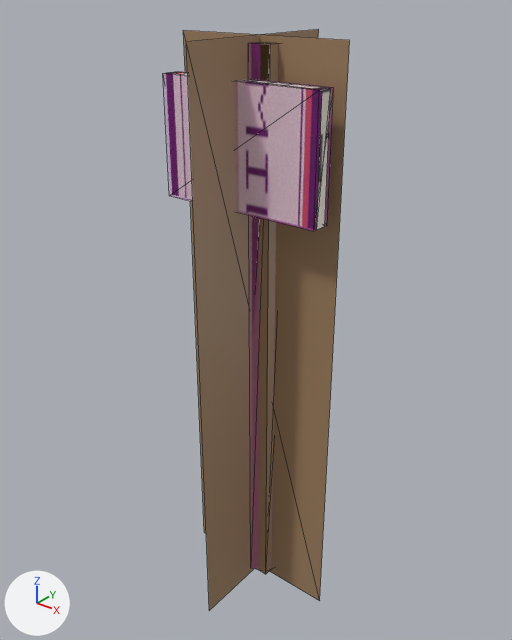
An edit to the COLLADA model beamng-props/mile-marker/export/dae/milemarker_039.dae, drawn before and after from the same camera.
One viewpoint serves both versions: a camera (50 mm lens) standing at (0.994, -1.254, 1.576) and looking at (-0.024, 0.019, 0.786). The axes (+X, +Y, +Z) are drawn at lower left. The lights are the same throughout. The older version comes first. Mesh edges are drawn as thin lines. Where no turn or scale is listed for an object, it has been applied to the vertices.

The first picture shows 'Colmesh_post-1', 'Colmesh_sign-1', 'milemarker_039_a50', 'milemarker_039_a800'.
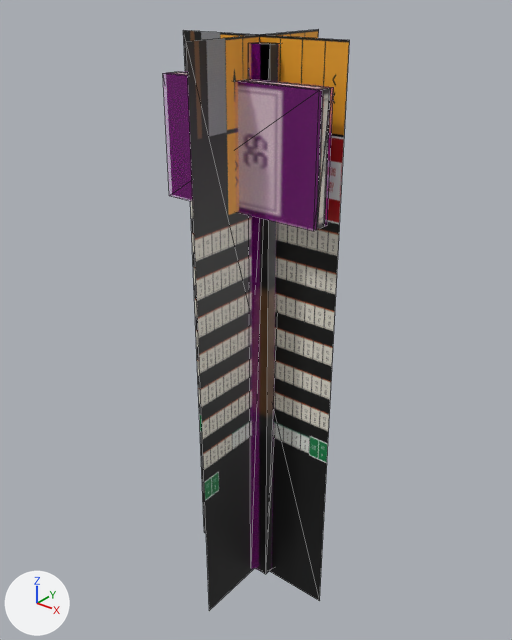
Pixel boxes [x1, y1, x2, y2] of what changed, in the pictures (512 x 640 px):
'milemarker_039_a50', recoloured (brown to grey): [183, 29, 349, 610] in both
part 1 of me_milemarker_039_a800, recoloured: [257, 42, 278, 574] in both
part 2 of me_milemarker_039_a800, recoloured: [171, 72, 331, 229] in both

What the commit changed:
Picture 'sign_atlas_2048.png' (img_sign_atlas_2048_png) is new.
Material 'ParkerSignAtlas' (mat_parkersignatlas) is new.
Its texture is img_sign_atlas_2048_png.
Its metallic is 0.05.
me_milemarker_039_a800 has 16 vertices, 24 faces and spans x -0.21..0.21, y -0.072..0.072, z 0.0..1.45.
me_milemarker_039_a800 is used by ob_milemarker_039_a800; location (0.0, 0.0, 0.0).
me_milemarker_039_a800 part 1: 12 faces spanning x -0.05..0.05, y -0.027..0.072, z 0.0..1.45 switch from mat_wood_038 (brown #a08161) to mat_parkersignatlas (picture img_sign_atlas_2048_png).
me_milemarker_039_a800 part 2: 12 faces spanning x -0.21..0.21, y -0.072..-0.042, z 1.1..1.38 switch from mat_sign_038 (picture img_mile_039_png) to mat_parkersignatlas (picture img_sign_atlas_2048_png).
me_milemarker_039_a50 has 8 vertices, 4 faces and spans x -0.22..0.22, y -0.22..0.22, z -0.014..1.464.
me_milemarker_039_a50 no longer uses material mat_wood_038 (brown #a08161).
me_milemarker_039_a50 gains material mat_parkersignatlas (picture img_sign_atlas_2048_png).
